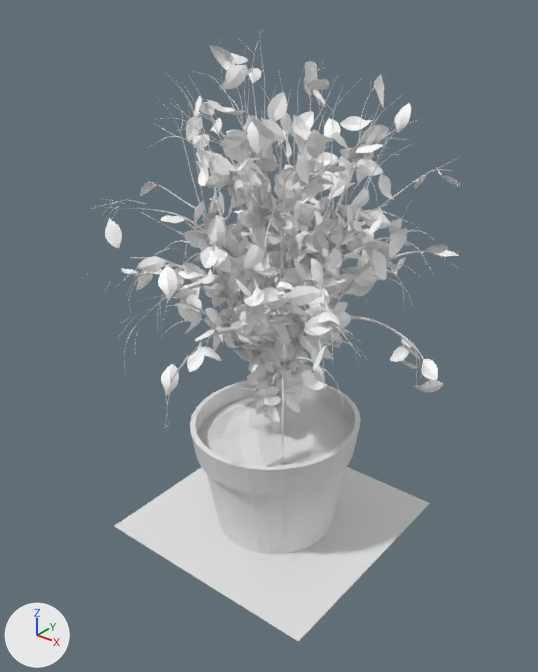
The glTF model public/3D_models/tulsi/plant1.glb: old version first, new version second.
Camera for both pictures: a 50 mm camera at (6.44, -8.23, 7.55) aimed at (-0.09, -0.07, 2.49). Lighting does not change. The marker at lower left points along +X, +Y and +Z. Where no turn or scale is listed for an object, it has been applied to the vertices.
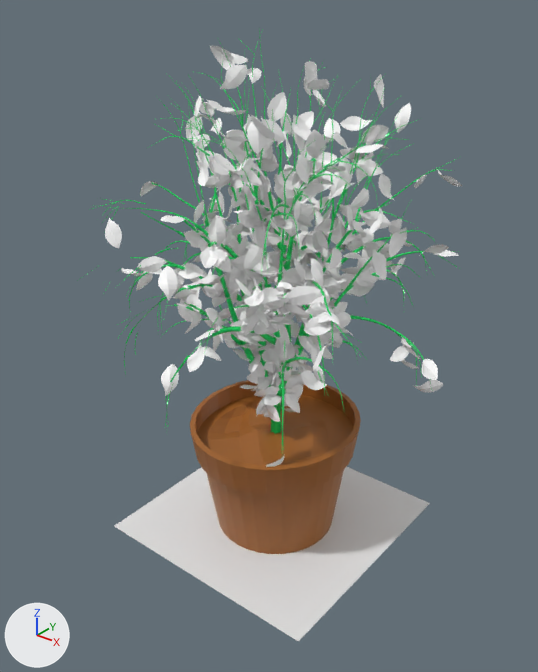
Boxes [x1, y1, x2, y2] around the edits, measured in the pictures (538 x 672 px):
'Cylinder', recoloured (grey to brown): [190, 380, 361, 554] in both
'tree', recoloured (grey to green): [87, 29, 460, 451] in both

The change, as a diff of the scene's bpy script:
```diff
--- a/public/3D_models/tulsi/plant1.glb.py
+++ b/public/3D_models/tulsi/plant1.glb.py
@@ mat_material @@
+mat_material = principled_material('Material')
+mat_material.base_color = (0.0206, 0.917, 0.182)  # green #27f576
+mat_material.metallic = 0.443
+mat_material.roughness = 0.12
@@ mat_material_001 @@
+mat_material_001 = principled_material('Material.001')
+mat_material_001.base_color = (0.354, 0.122, 0.0199)  # brown #a16227
@@ me_cylinder_002 @@
 me_cylinder_002.from_pydata(...)  # 273 vertices, 542 faces; spans x -1.36..1.36, y -1.46..1.46, z -1.0..1.0
+me_cylinder_002.materials.append(mat_material_001)  # brown #a16227
@@ me_tree @@
 me_tree.from_pydata(...)  # 14870 vertices, 27086 faces; spans x -2.91..2.49, y -2.52..2.95, z 0.0..6.48
+me_tree.materials.append(mat_material)  # green #27f576
```
